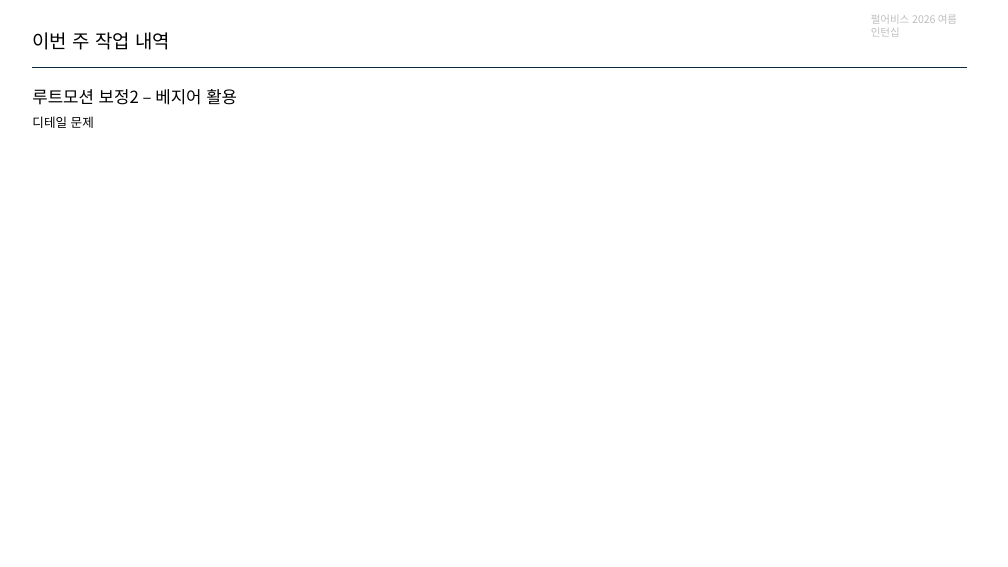
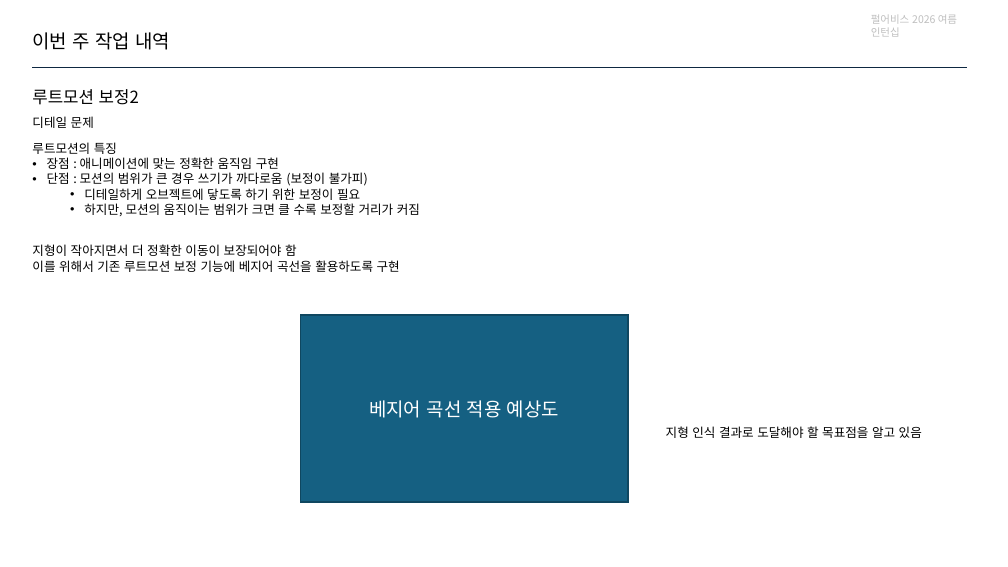
Before and after one commit to jhk0701/PA26-Character-Animation-Parkour, a slide deck: slide 7 of PPT/week4.pptx (slide 5 before the commit). Drawn at 1008x567 pixels with LibreOffice and Linux fonts; fonts in the diff are those of the drawing. Boxes give left, top, right and bottom in pixels: in the first picture for what was removed or moved away, otherwise in the second. Text is boxed around its words. In the diff, an @@ line names an element or a change of style, - is before the commit and + after.

```diff
--- a/PPT/week4.pptx
+++ b/PPT/week4.pptx
@@ text at [32,89,139,105]: text changed @@
-루트모션 보정2 – 베지어 활용
+루트모션 보정2
@@ text added at [32,142,420,216], 12 pt, text #000000 @@
+루트모션의 특징
+• 장점 : 애니메이션에 맞는 정확한 움직임 구현
+• 단점 : 모션의 범위가 큰 경우 쓰기가 까다로움 (보정이 불가피)
+  • 디테일하게 오브젝트에 닿도록 하기 위한 보정이 필요
+  • 하지만, 모션의 움직이는 범위가 크면 클 수록 보정할 거리가 커짐
@@ text added at [32,244,400,272], 12 pt, text #000000 @@
+지형이 작아지면서 더 정확한 이동이 보장되어야 함
+이를 위해서 기존 루트모션 보정 기능에 베지어 곡선을 활용하도록 구현
@@ rectangle added at [300,315,628,502], fill #156082, outline #104760 1.5 pt, 18 pt, text #FFFFFF @@
+베지어 곡선 적용 예상도
@@ text added at [666,426,922,438], 12 pt, text #000000 @@
+지형 인식 결과로 도달해야 할 목표점을 알고 있음
```
Also in this commit, not shown: 4 other slides changed, 3 slides added.
